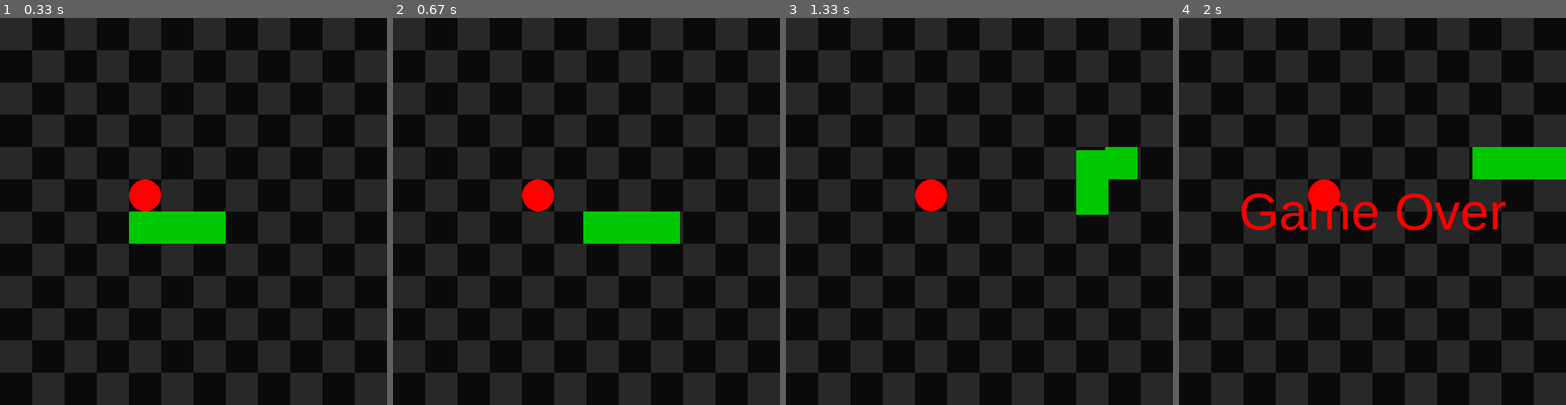
Above: before the commit, frames 1-4 (left to right).
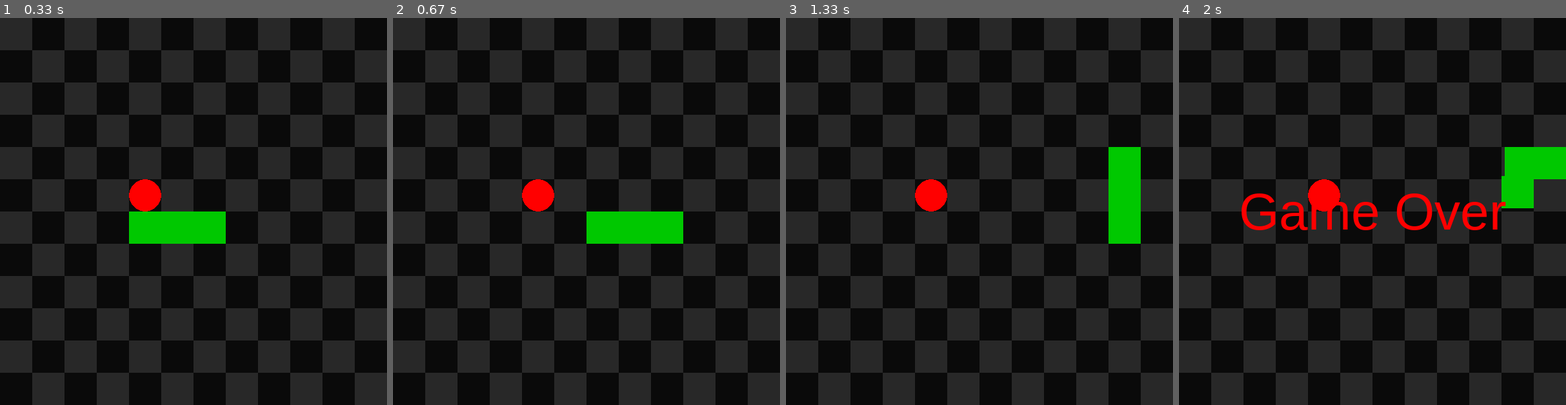
Above: after the commit, the same moments.

Repository: yesseruser/snake-pygame
Game: pygame game, started from main.py
Same seed, same stepped clock (60 frames per second), same inputs: the game is played once before the commit and once after it.
Inputs:
- Up to frame 1 (0.33 s): no input
- Up to frame 2 (0.67 s): hold Right from 0.33 s (still down)
- Up to frame 3 (1.33 s): release Right at 0.8 s; hold Up 0.83-1.13 s; hold Right from 1.17 s (still down)
- Up to frame 4 (2 s): release Right at 1.63 s

Frame 1 is identical in both runs. In frame 2, 0.1% of the frame differs, in the area x 49-75%, y 50-59%; in frame 3, 2.9%, in the area x 75-92%, y 33-59%; in frame 4, 1.3%.

Commit message:
Start in right direction and wait for input

Diff:
--- a/main.py
+++ b/main.py
@@ -66,7 +66,7 @@
 
     def __init__(self, x, y):
         self.position = pygame.Vector2(x, y)
-        self.direction = Direction.Nothing
+        self.direction = Direction.Right
         self.next_turn_pos = pygame.Vector2(0, 0)
         self.next_direction = Direction.Nothing
         self.next_turns = deque()
@@ -231,11 +231,15 @@
 player = Snake((TILE_COUNT // 2) * TILE_SIZE, (TILE_COUNT // 2) * TILE_SIZE)
 apples = [Apple()]
 
+# Aby se nám nerozjel
+waiting_for_input = True
+
 while True:
     for event in pygame.event.get():
         if event.type == pygame.QUIT:
             exit()
         if event.type == pygame.KEYDOWN:
+            waiting_for_input = False
             if event.key == pygame.K_UP and player.head().direction != Direction.Down:
                 player.next_direction = Direction.Up
             if event.key == pygame.K_DOWN and player.head().direction != Direction.Up:
@@ -251,7 +255,7 @@
             ):
                 player.next_direction = Direction.Right
 
-    if not player.is_game_over:
+    if not player.is_game_over and not waiting_for_input:
         player.update()
 
     win.fill((10, 10, 10))
